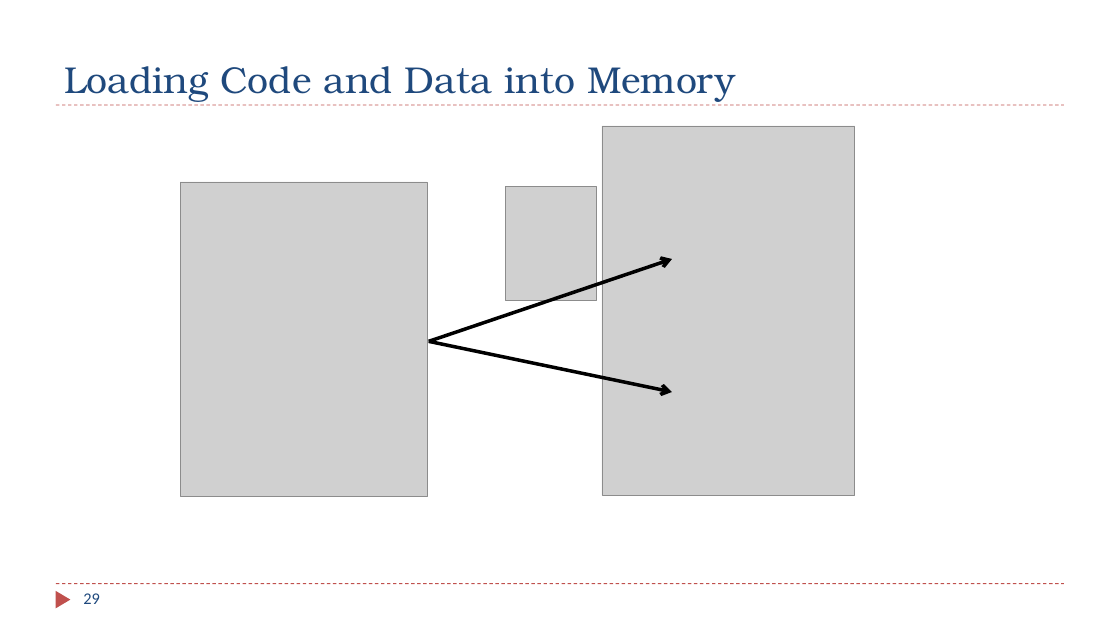
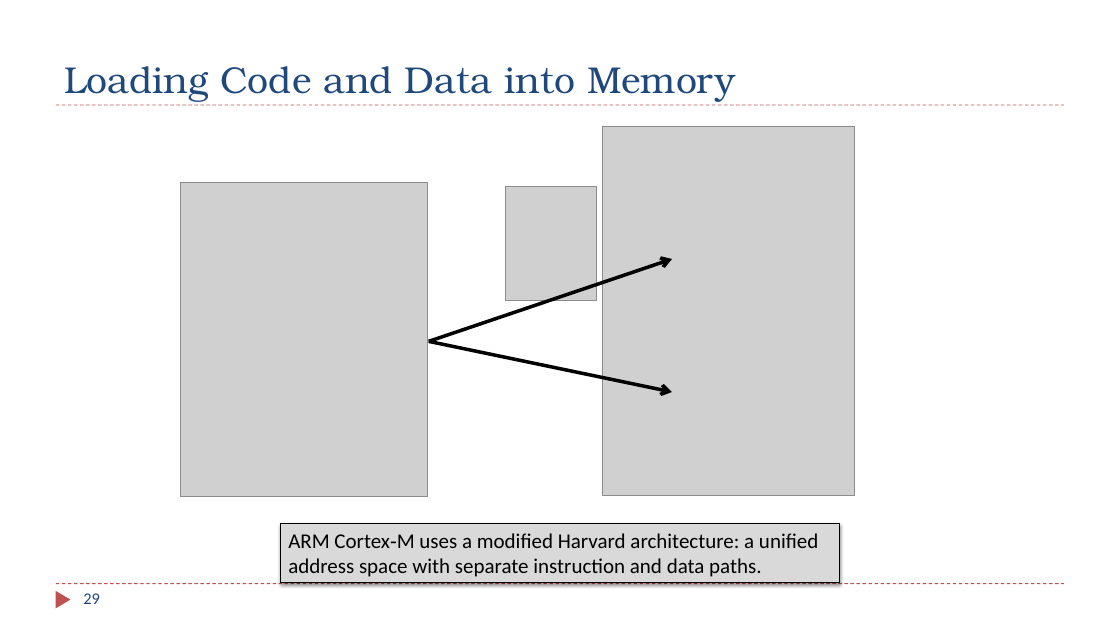
Before and after one commit to guhofstra/CSC111Sp26, a slide deck: slide 29 of PPTs/Ch1_See_Program_Running.pptx. Drawn at 1120x630 pixels with LibreOffice and Linux fonts; fonts in the diff are those of the drawing; grey boxes stand for pictures. Boxes give left, top, right and bottom in pixels: in the first picture for what was removed or moved away, otherwise in the second. Text is boxed around its words. In the diff, an @@ line names an element or a change of style, - is before the commit and + after.

```diff
--- a/PPTs/Ch1_See_Program_Running.pptx
+++ b/PPTs/Ch1_See_Program_Running.pptx
@@ rectangle added at [280, 523, 839, 583], fill #D9D9D9, outline #000000 0.75 pt, 18 pt, text #000000 @@
+ARM Cortex‑M uses a modified Harvard architecture: a unified address space with separate instruction and data paths.
```
Also in this commit, not shown: 4 other slides changed, 1 slide added, 1 slide removed, 3 other files.
